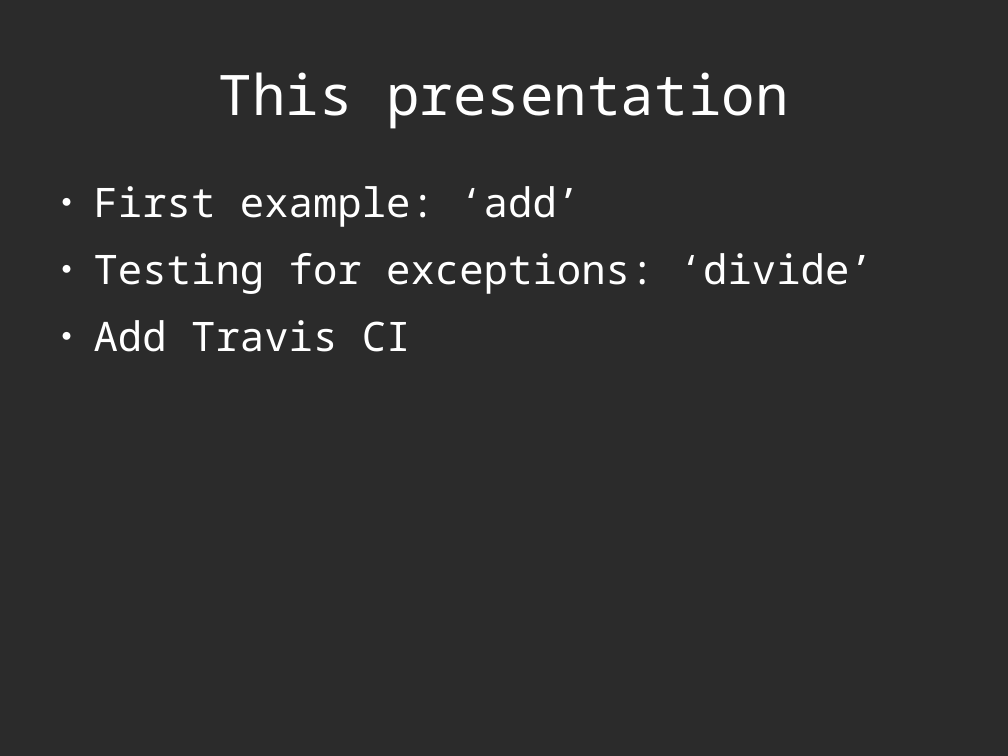
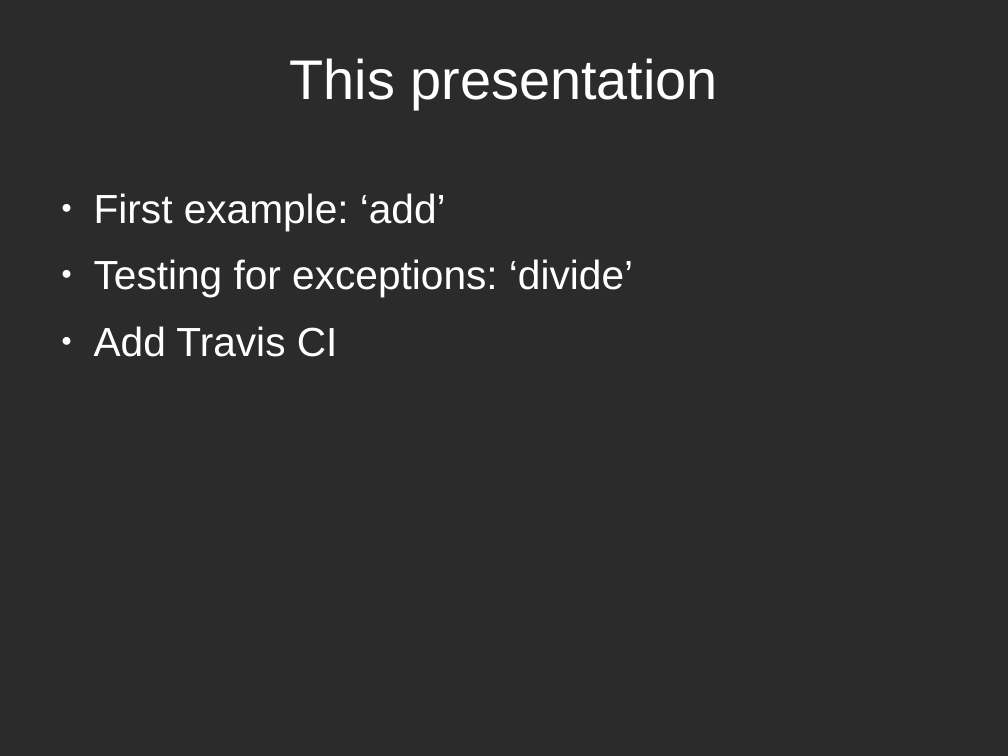
Before and after one commit to richelbilderbeek/CppPresentations, a slide deck: slide 4 of BoostTest/BoostTest.odp. Drawn at 1008x756 pixels with LibreOffice and Linux fonts; fonts in the diff are those of the drawing; background and template pictures are left out; a plain dark background stands for a picture behind light text. Boxes give left, top, right and bottom in pixels: in the first picture for what was removed or moved away, otherwise in the second. Text is boxed around its words. In the diff, an @@ line names an element or a change of style, - is before the commit and + after.

```diff
--- a/BoostTest/BoostTest.odp
+++ b/BoostTest/BoostTest.odp
@@ title "This presentation" at [289,58,717,109]: font Noto Sans Mono to Arial @@
@@ title "This presentation": place and size @@
-title "This presentation" at [219,72,788,129]
+title "This presentation" at [289,58,717,109]
@@ text "First example: ‘add’" at [94,193,633,357]: font Noto Sans Mono to Arial @@
```
Also in this commit, not shown: 14 other slides changed, 6 slides added, 6 other files.
